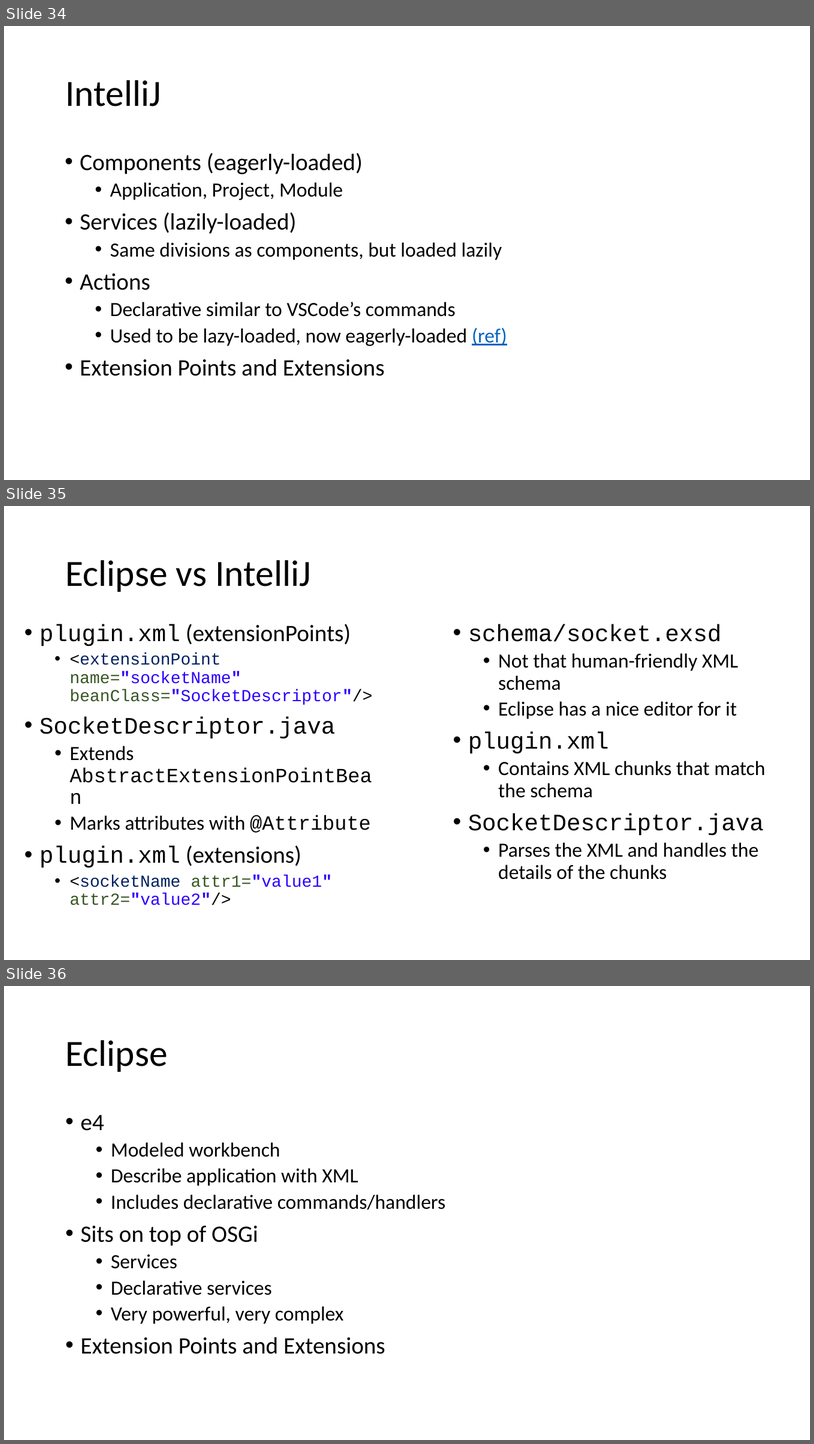
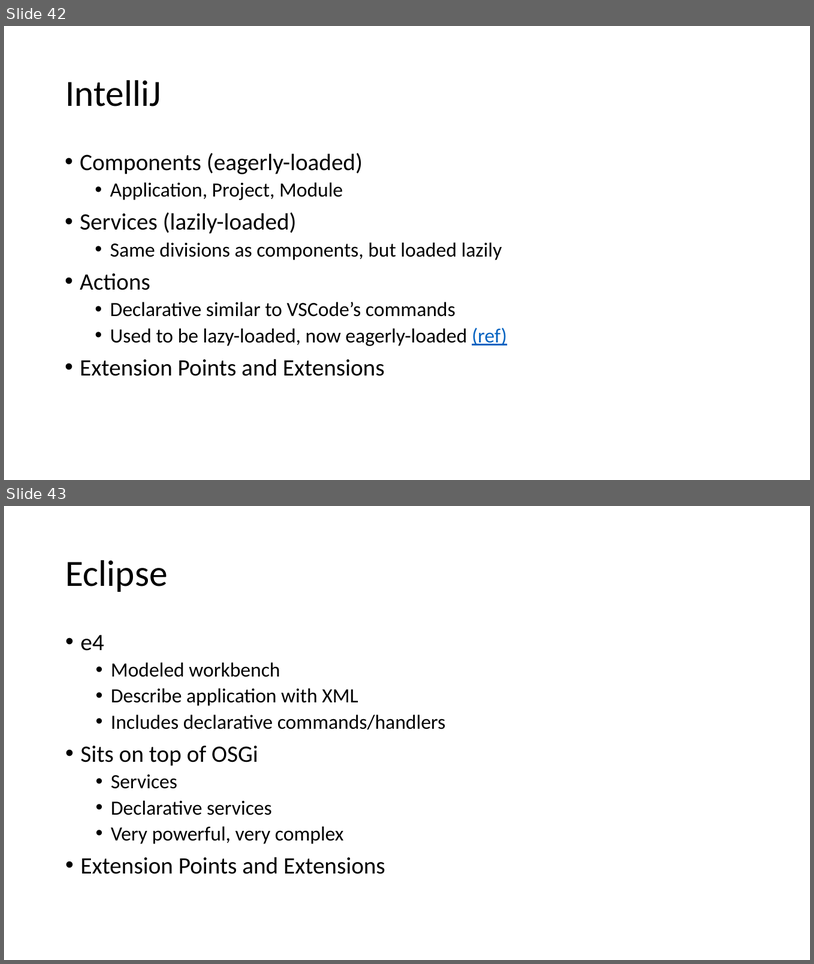
Before and after one commit to diffplug/sockets-and-plugs, a slide deck: Socket and Plugs.pptx. Shown one above the other, each under a label of ours: slides 34, 35 and 36 before the commit, slides 42 and 43 after it. The pictures are 814x1444 and 814x964 pixels, drawn with LibreOffice and Linux fonts; fonts in the diff are those of the drawing. Boxes give left, top, right and bottom in pixels: in the first picture for what was removed or moved away, otherwise in the second. Text is boxed around its words. In the diff, an @@ line names an element or a change of style, - is before the commit and + after.

```diff
--- a/Socket and Plugs.pptx
+++ b/Socket and Plugs.pptx
@@ slide 35 removed at <box>4,506,810,960</box>, background #FFFFFF @@
@@ title removed at <box>65,560,311,592</box> @@
-Eclipse vs IntelliJ
@@ text removed at <box>39,624,373,905</box> @@
-• plugin.xml (extensionPoints)
-  • <extensionPoint name="socketName" beanClass="SocketDescriptor"/>
-• SocketDescriptor.java
-  • Extends AbstractExtensionPointBean
-  • Marks attributes with @Attribute
-• plugin.xml (extensions)
-  • <socketName attr1="value1" attr2="value2"/>
@@ text removed at <box>468,624,765,879</box> @@
-• schema/socket.exsd
-  • Not that human-friendly XML schema
-  • Eclipse has a nice editor for it
-• plugin.xml
-  • Contains XML chunks that match the schema
-• SocketDescriptor.java
-  • Parses the XML and handles the details of the chunks
@@ what was slide 34 is now slide 42 @@
@@ what was slide 36 is now slide 43 @@
```
Also in this commit, not shown: 3 slides changed, 8 slides added.
